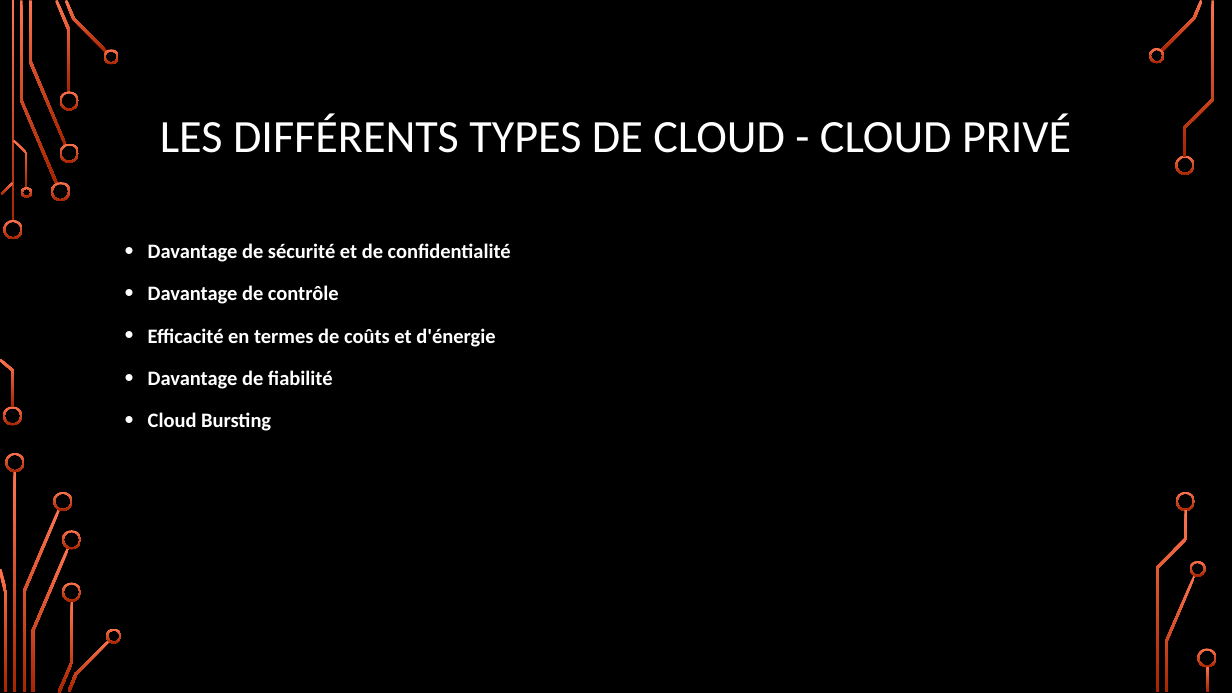
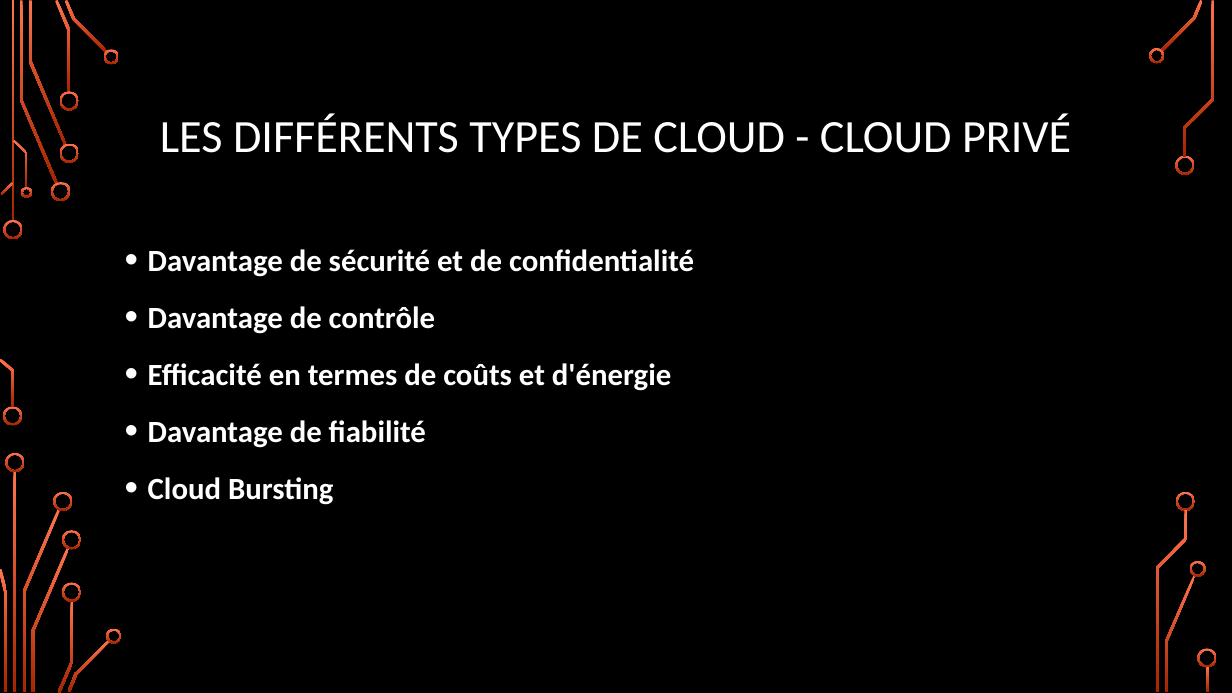
Before and after one commit to CorleoneDany/Cloud-Computing, a slide deck: slide 7 of Cloud Computing - F.pptx. Drawn at 1232x693 pixels with LibreOffice and Linux fonts; fonts in the diff are those of the drawing; background and template pictures are left out. Boxes give left, top, right and bottom in pixels: in the first picture for what was removed or moved away, otherwise in the second. Text is boxed around its words. In the diff, an @@ line names an element or a change of style, - is before the commit and + after.

```diff
--- a/Cloud Computing - F.pptx
+++ b/Cloud Computing - F.pptx
@@ text "Davantage de sécurité et de ..." at [148, 249, 694, 505]: size 16 to 24 pt @@
```
Also in this commit, not shown: 6 other slides changed.
